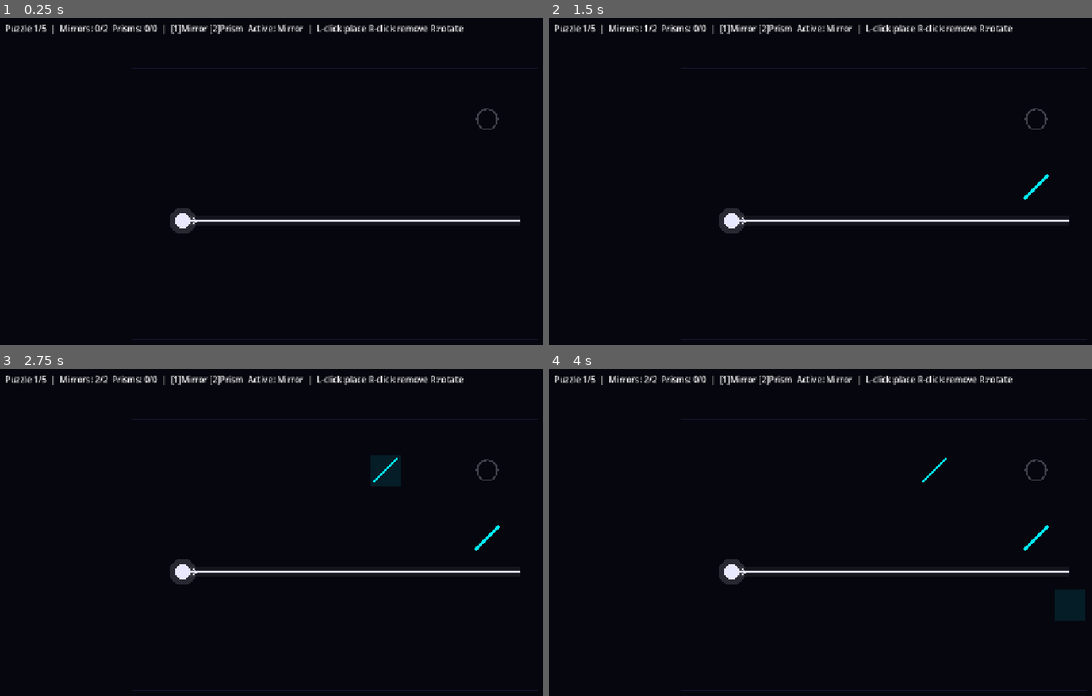
Above: before the commit, frames 1-4 (two rows, left to right).
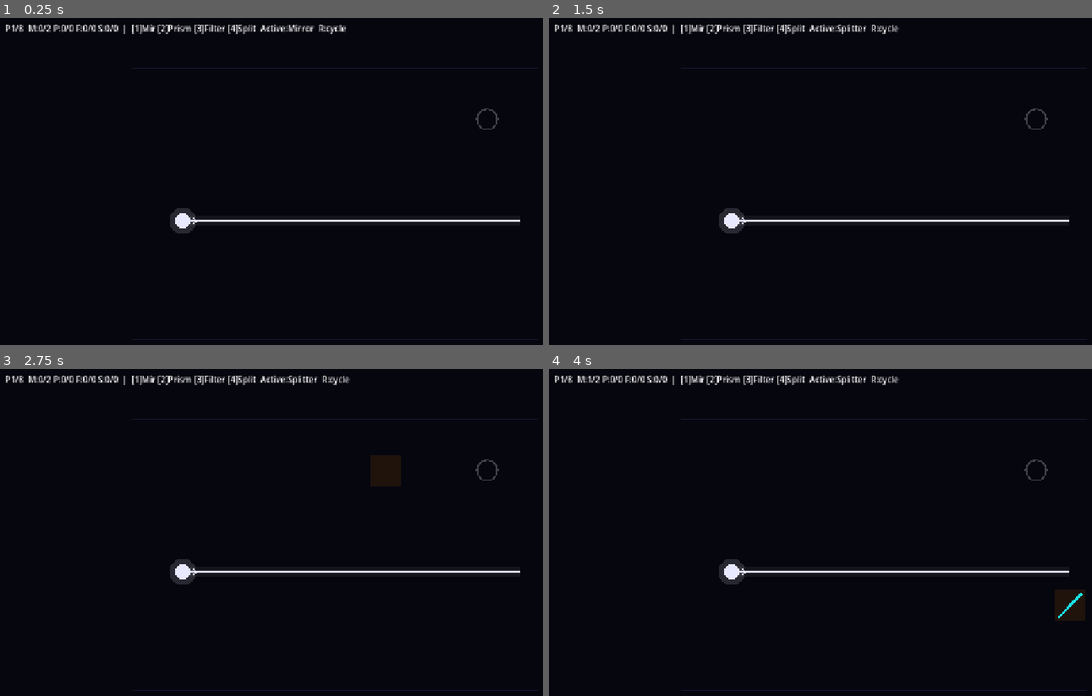
Above: after the commit, the same moments.

Repository: TheIanM/lumatical
Game: Godot game, scene res://scenes/Main.tscn
Same seed, same stepped clock (60 frames per second), same inputs: the game is played once before the commit and once after it.
Inputs (mouse positions are in pixels of both pictures, inside the frame that each line leads up to):
- Up to frame 1 (0.25 s): no input
- Up to frame 2 (1.5 s): tap Enter at 0.5 s; move the mouse to (1032, 184) at 0.52 s; tap 3 at 0.6 s; click (1032, 184) at 0.67 s; tap Space at 0.77, 1.25 s; tap 4 at 0.8, 1.35 s; move the mouse to (749, 224) at 1.27 s; click (749, 224) at 1.42 s
- Up to frame 3 (2.75 s): tap Space at 1.52 s; tap 3 at 1.55, 2.1 s; tap Enter at 2 s; move the mouse to (401, 470) at 2.02 s; click (401, 470) at 2.17 s; tap 4 at 2.3 s
- Up to frame 4 (4 s): tap Space at 2.75, 3.02, 3.77 s; move the mouse to (847, 630) at 2.77 s; tap 4 at 2.85, 3.8 s; click (847, 630) at 2.92 s; tap 3 at 3.05 s; tap Enter at 3.5 s; move the mouse to (1086, 610) at 3.52 s; tap 1 at 3.6 s; click (1086, 610) at 3.67 s

The runs differ from the first frame. In frame 1, 1.4% of the frame differs, in the area x 2-86%, y 2-5%; in frame 2, 1.5%; in frame 3, 2.0%; in frame 4, 2.0%, in the area x 2-99%, y 2-78%.

Commit message:
Add color filter and beam splitter tools (5 of 6 GDD tools complete)
Implements the Color Filter and Beam Splitter — two more optical tools
from the GDD's core toolset. Only the Lens (which requires an intensity
system) remains.

BeamSimulator changes:
- Color Filter: a white beam passing through becomes the filter's
  color. Matching colored beams pass through; non-matching are absorbed.
- Beam Splitter: duplicates any beam into two copies (straight + 90°
  turn), each at half intensity. Orientation selects left vs right turn.
- Added MIN_INTENSITY floor (0.05) to prevent infinite splitting chains.

Grid changes:
- Filter placement with color cycling (R/G/B) via left-click or R key.
  Drawn as a colored slab.
- Splitter placement with orientation toggle. Drawn as a diamond.
- Tool selection expanded: [1] Mirror [2] Prism [3] Filter [4] Splitter.
- Per-tool budgets tracked and enforced.

New puzzles (8 total):
- Puzzle 6: "Filter and Bend" — extract blue from white, route around
  a blocker.
- Puzzle 7: "Beam Split" — duplicate a beam to hit two same-color
  targets.
- Puzzle 8: "Split Decision" — combine prism + splitter to produce and
  duplicate a colored beam.

💘 Generated with Crush

Diff:
--- a/src/beam_simulator.gd
+++ b/src/beam_simulator.gd
@@ -44,6 +44,10 @@
 ## Maximum reflections per beam before giving up (prevents infinite loops).
 const MAX_BOUNCES := 50
 
+## Beams below this intensity are too weak to matter — dropped to prevent
+## infinite splitting chains (each splitter halves intensity).
+const MIN_INTENSITY := 0.05
+
 
 ## Run the beam simulation across the entire grid.
 ##
@@ -55,6 +59,8 @@
 ##   Tool dict format:
 ##   - Mirror:  {"type": "mirror", "orientation": 0|1}  (0="/", 1="\")
 ##   - Prism:   {"type": "prism", "orientation": 0|1}
+##   - Filter:  {"type": "filter", "color": Color}
+##   - Splitter:{"type": "splitter", "orientation": 0|1}
 ##   - Target:  {"type": "target", "color": Color}
 ##   - Blocker: {"type": "blocker"}
 ## [param sources] Array of source dicts:
@@ -80,6 +86,8 @@
 
 	while queue.size() > 0:
 		var beam: Dictionary = queue.pop_front()
+		if beam["intensity"] < MIN_INTENSITY:
+			continue
 		_trace_single_beam(grid_size, tools, beam, cell_size, result, queue)
 
 	return result
@@ -152,6 +160,27 @@
 						# Colored beam passes through unaffected
 						pos = next_pos
 						segment_start = next_pos
+				"filter":
+					var filter_color: Color = tool["color"]
+					if _is_white(beam_color):
+						# White light: only the filter's color passes through
+						beam_color = filter_color
+						pos = next_pos
+						segment_start = next_pos
+					elif _colors_match(beam_color, filter_color):
+						# Matching color: passes through unaffected
+						pos = next_pos
+						segment_start = next_pos
+					else:
+						# Non-matching: absorbed
+						return
+				"splitter":
+					var sp_orient: int = int(tool.get("orientation", 0))
+					var turn_dir := _turn_right(direction) if sp_orient == 0 else _turn_left(direction)
+					var half_i := intensity * 0.5
+					queue.append({"pos": next_pos, "direction": direction, "color": beam_color, "intensity": half_i})
+					queue.append({"pos": next_pos, "direction": turn_dir, "color": beam_color, "intensity": half_i})
+					return
 				"target":
 					# Target absorbs the beam; only counts as hit if color matches
 					if _colors_match(beam_color, tool["color"]):
--- a/src/grid.gd
+++ b/src/grid.gd
@@ -22,12 +22,17 @@
 # Player-placed tools
 var mirrors: Dictionary = {}   # Vector2i -> int (0="/", 1="\")
 var prisms: Dictionary = {}    # Vector2i -> int (0=default, 1=flipped)
+var filters: Dictionary = {}   # Vector2i -> int color index (0=R, 1=G, 2=B)
+var splitters: Dictionary = {} # Vector2i -> int (0=split-right, 1=split-left)
 
 # How many of each tool the player is allowed to place
 var mirror_budget: int = 2
 var prism_budget: int = 0
-
-# Currently selected tool for placement (0=mirror, 1=prism)
+var filter_budget: int = 0
+var splitter_budget: int = 0
+
+# Currently selected tool for placement
+# 0=mirror, 1=prism, 2=filter, 3=splitter
 var active_tool: int = 0
 
 # Runtime — updated by the controller after simulation
@@ -43,8 +48,17 @@
 const C_SOURCE_GLOW := Color(0.91, 0.91, 1.0, 0.15)
 const C_MIRROR := Color(0.0, 0.94, 1.0)           # #00f0ff neon cyan
 const C_PRISM := Color(1.0, 0.0, 0.9)             # #ff00e5 neon magenta
+const C_FILTER := Color(1.0, 0.9, 0.0)           # #ffe600 neon yellow
+const C_SPLITTER := Color(1.0, 0.53, 0.0)        # #ff8800 neon orange
 const C_BLOCKER := Color(0.18, 0.18, 0.22)
 const C_HOVER := Color(1, 1, 1, 0.06)
+
+# Filter colors — indexed by the int stored in `filters`
+const FILTER_COLORS := [
+	Color(1.0, 0.2, 0.33),   # RED
+	Color(0.0, 1.0, 0.53),   # GREEN
+	Color(0.27, 0.4, 1.0),   # BLUE
+]
 
 
 # ── Lifecycle ────────────────────────────────────────────────────────────────
@@ -59,6 +73,8 @@
 	_draw_grid_lines()
 	_draw_blockers()
 	_draw_targets()
+	_draw_splitters()
+	_draw_filters()
 	_draw_prisms()
 	_draw_mirrors()
 	_draw_sources()
@@ -129,6 +145,41 @@
 		draw_colored_polygon(pts, Color(C_PRISM.r, C_PRISM.g, C_PRISM.b, 0.25))
 		for i in range(3):
 			draw_line(pts[i], pts[(i + 1) % 3], C_PRISM, 2.5)
+
+
+func _draw_filters() -> void:
+	for pos in filters:
+		var color_idx: int = int(filters[pos])
+		var c := _cell_center(pos)
+		var s := cell_size * 0.35
+		var col: Color = FILTER_COLORS[color_idx]
+		# Two vertical bars representing a color filter slab
+		draw_rect(
+			Rect2(c.x - s * 0.35, c.y - s, s * 0.7, s * 2.0),
+			Color(col.r, col.g, col.b, 0.25), true)
+		draw_rect(
+			Rect2(c.x - s * 0.35, c.y - s, s * 0.7, s * 2.0),
+			col, false, 2.5)
+
+
+func _draw_splitters() -> void:
+	for pos in splitters:
+		var orient: int = int(splitters[pos])
+		var c := _cell_center(pos)
+		var s := cell_size * 0.3
+		# Diamond shape — visually distinct from mirrors and prisms
+		var pts := PackedVector2Array([
+			c + Vector2(0, -s),
+			c + Vector2(s, 0),
+			c + Vector2(0, s),
+			c + Vector2(-s, 0),
+		])
+		draw_colored_polygon(pts, Color(C_SPLITTER.r, C_SPLITTER.g, C_SPLITTER.b, 0.25))
+		for i in range(4):
+			draw_line(pts[i], pts[(i + 1) % 4], C_SPLITTER, 2.0)
+		# Arrow indicating split direction
+		var arrow_y := s * 0.3 if orient == 0 else -s * 0.3
+		draw_line(c, c + Vector2(0, arrow_y), C_SPLITTER, 1.5)
 
 
 func _draw_sources() -> void:
@@ -156,12 +207,14 @@
 		return
 	var c := _cell_center(_hovered_cell)
 	var s := cell_size * 0.92
-	var col: Color = C_HOVER
-	if active_tool == 1:
-		col = Color(C_PRISM.r, C_PRISM.g, C_PRISM.b, 0.1)
-	else:
-		col = Color(C_MIRROR.r, C_MIRROR.g, C_MIRROR.b, 0.1)
-	draw_rect(Rect2(c.x - s / 2.0, c.y - s / 2.0, s, s), col, true)
+	var base: Color
+	match active_tool:
+		0: base = C_MIRROR
+		1: base = C_PRISM
+		2: base = C_FILTER
+		3: base = C_SPLITTER
+		_: base = Color(1, 1, 1)
+	draw_rect(Rect2(c.x - s / 2.0, c.y - s / 2.0, s, s), Color(base.r, base.g, base.b, 0.1), true)
 
 
 # ── Public API ───────────────────────────────────────────────────────────────
@@ -210,6 +263,14 @@
 				active_tool = 1
 				tools_changed.emit()
 				queue_redraw()
+			KEY_3:
+				active_tool = 2
+				tools_changed.emit()
+				queue_redraw()
+			KEY_4:
+				active_tool = 3
+				tools_changed.emit()
+				queue_redraw()
 			KEY_R:
 				_rotate_hovered()
 
@@ -219,7 +280,7 @@
 	if targets.has(gp) or blockers.has(gp) or _is_source(gp):
 		return
 
-	# If a tool is already here, toggle its orientation
+	# If a tool is already here, toggle its orientation/color
 	if mirrors.has(gp):
 		mirrors[gp] = 1 - int(mirrors[gp])
 		tools_changed.emit()
@@ -230,16 +291,36 @@
 		tools_changed.emit()
 		queue_redraw()
 		return
+	if filters.has(gp):
+		# Cycle filter color: R -> G -> B -> R
+		filters[gp] = (int(filters[gp]) + 1) % 3
+		tools_changed.emit()
+		queue_redraw()
+		return
+	if splitters.has(gp):
+		splitters[gp] = 1 - int(splitters[gp])
+		tools_changed.emit()
+		queue_redraw()
+		return
 
 	# Place new tool of the active type
-	if active_tool == 0:  # Mirror
-		if mirrors.size() >= mirror_budget:
-			return
-		mirrors[gp] = 0
-	elif active_tool == 1:  # Prism
-		if prisms.size() >= prism_budget:
-			return
-		prisms[gp] = 0
+	match active_tool:
+		0:  # Mirror
+			if mirrors.size() >= mirror_budget:
+				return
+			mirrors[gp] = 0
+		1:  # Prism
+			if prisms.size() >= prism_budget:
+				return
+			prisms[gp] = 0
+		2:  # Filter
+			if filters.size() >= filter_budget:
+				return
+			filters[gp] = 0
+		3:  # Splitter
+			if splitters.size() >= splitter_budget:
+				return
+			splitters[gp] = 0
 
 	tools_changed.emit()
 	queue_redraw()
@@ -253,6 +334,12 @@
 	if prisms.has(gp):
 		prisms.erase(gp)
 		changed = true
+	if filters.has(gp):
+		filters.erase(gp)
+		changed = true
+	if splitters.has(gp):
+		splitters.erase(gp)
+		changed = true
 	if changed:
 		tools_changed.emit()
 		queue_redraw()
@@ -265,6 +352,14 @@
 		queue_redraw()
 	elif prisms.has(_hovered_cell):
 		prisms[_hovered_cell] = 1 - int(prisms[_hovered_cell])
+		tools_changed.emit()
+		queue_redraw()
+	elif filters.has(_hovered_cell):
+		filters[_hovered_cell] = (int(filters[_hovered_cell]) + 1) % 3
+		tools_changed.emit()
+		queue_redraw()
+	elif splitters.has(_hovered_cell):
+		splitters[_hovered_cell] = 1 - int(splitters[_hovered_cell])
 		tools_changed.emit()
 		queue_redraw()
 
--- a/src/main.gd
+++ b/src/main.gd
@@ -69,6 +69,38 @@
 		"mirror_budget": 2,
 		"prism_budget": 1,
 	},
+	# Puzzle 6: Filter and bend — extract blue from white, route around blocker.
+	{
+		"sources": [{"pos": Vector2i(1, 1), "direction": Vector2i(0, 1), "color": BEAM_COLOR, "intensity": 1.0}],
+		"targets": {Vector2i(10, 6): {"color": C_BLUE}},
+		"blockers": [Vector2i(1, 6)],
+		"mirror_budget": 2,
+		"prism_budget": 0,
+		"filter_budget": 1,
+	},
+	# Puzzle 7: Beam split — duplicate a beam to hit two targets.
+	{
+		"sources": [{"pos": Vector2i(1, 4), "direction": Vector2i(1, 0), "color": BEAM_COLOR, "intensity": 1.0}],
+		"targets": {
+			Vector2i(10, 1): {"color": BEAM_COLOR},
+			Vector2i(10, 4): {"color": BEAM_COLOR},
+		},
+		"blockers": [],
+		"mirror_budget": 1,
+		"splitter_budget": 1,
+	},
+	# Puzzle 8: Split decision — prism + splitter to reach two green targets.
+	{
+		"sources": [{"pos": Vector2i(1, 4), "direction": Vector2i(1, 0), "color": BEAM_COLOR, "intensity": 1.0}],
+		"targets": {
+			Vector2i(10, 4): {"color": C_GREEN},
+			Vector2i(10, 7): {"color": C_GREEN},
+		},
+		"blockers": [],
+		"mirror_budget": 1,
+		"prism_budget": 1,
+		"splitter_budget": 1,
+	},
 ]
 
 var _current_level := 0
@@ -168,8 +200,12 @@
 	grid.blockers = level["blockers"].duplicate(true)
 	grid.mirror_budget = level["mirror_budget"]
 	grid.prism_budget = level.get("prism_budget", 0)
+	grid.filter_budget = level.get("filter_budget", 0)
+	grid.splitter_budget = level.get("splitter_budget", 0)
 	grid.mirrors.clear()
 	grid.prisms.clear()
+	grid.filters.clear()
+	grid.splitters.clear()
 	grid.queue_redraw()
 
 	status_label.remove_theme_color_override("font_color")
@@ -216,6 +252,10 @@
 		d[pos] = {"type": "mirror", "orientation": int(grid.mirrors[pos])}
 	for pos in grid.prisms:
 		d[pos] = {"type": "prism", "orientation": int(grid.prisms[pos])}
+	for pos in grid.filters:
+		d[pos] = {"type": "filter", "color": Grid.FILTER_COLORS[int(grid.filters[pos])]}
+	for pos in grid.splitters:
+		d[pos] = {"type": "splitter", "orientation": int(grid.splitters[pos])}
 	return d
 
 
@@ -233,10 +273,15 @@
 	var m_budget: int = LEVELS[_current_level]["mirror_budget"]
 	var p_used := grid.prisms.size()
 	var p_budget: int = LEVELS[_current_level].get("prism_budget", 0)
-	var tool_name := "Mirror" if grid.active_tool == 0 else "Prism"
-	status_label.text = "Puzzle %d/%d  |  Mirrors: %d/%d  Prisms: %d/%d  |  [1]Mirror [2]Prism  Active: %s  |  L-click:place R-click:remove R:rotate" % [
+	var f_used := grid.filters.size()
+	var f_budget: int = LEVELS[_current_level].get("filter_budget", 0)
+	var s_used := grid.splitters.size()
+	var s_budget: int = LEVELS[_current_level].get("splitter_budget", 0)
+	var tool_names := ["Mirror", "Prism", "Filter", "Splitter"]
+	var tool_name: String = tool_names[grid.active_tool]
+	status_label.text = "P%d/%d  M:%d/%d P:%d/%d F:%d/%d S:%d/%d  |  [1]Mir [2]Prism [3]Filter [4]Split  Active:%s  R:cycle" % [
 		_current_level + 1, LEVELS.size(),
-		m_used, m_budget, p_used, p_budget,
+		m_used, m_budget, p_used, p_budget, f_used, f_budget, s_used, s_budget,
 		tool_name,
 	]
 
Not shown, changed: task-list.md
